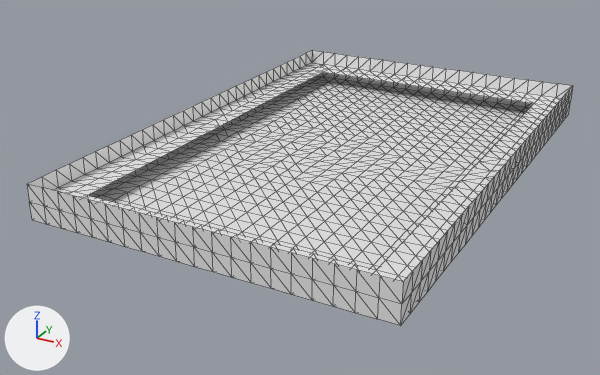
An edit to the COLLADA model assets/base.dae, drawn before and after from the same camera.
Before and after are seen from a 50 mm camera at (20.1, -41.6, 18.4) aimed at (-1.7, -2.1, -1.4). The axes (+X, +Y, +Z) are drawn at lower left. The lights are the same throughout. Mesh edges are drawn as thin lines. Where no turn or scale is listed for an object, it has been applied to the vertices.

Before the edit, the objects in view are built like this:
```python
me_plane_001 = bpy.data.meshes.new('Plane.001')
me_plane_001.from_pydata(...)  # 63 vertices, 80 faces; spans x -10.0..10.0, y 0.0, z -1.0..1.0
me_plane_002 = bpy.data.meshes.new('Plane.002')
me_plane_002.from_pydata(...)  # 63 vertices, 80 faces; spans x -10.0..10.0, y 0.0, z -1.0..1.0
me_plane_004 = bpy.data.meshes.new('Plane.004')
me_plane_004.from_pydata(...)  # 93 vertices, 120 faces; spans x 0.0, y -15.0..15.0, z -1.0..1.0
me_plane_005 = bpy.data.meshes.new('Plane.005')
me_plane_005.from_pydata(...)  # 93 vertices, 120 faces; spans x 0.0, y -15.0..15.0, z -1.0..1.0
me_plane_006 = bpy.data.meshes.new('Plane.006')
me_plane_006.from_pydata(...)  # 276 vertices, 368 faces; spans x -10.0..10.0, y -15.0..15.0, z 0.0
ob_perimiter_platform = bpy.data.objects.new('Perimiter_Platform', me_plane_006)
ob_perimiter_platform.location = (0.0, 0.0, 1.0)
ob_perimiter_wall_1 = bpy.data.objects.new('Perimiter_Wall_1', me_plane_001)
ob_perimiter_wall_1.location = (0.0, -15.0, 1.0)
ob_perimiter_wall_2 = bpy.data.objects.new('Perimiter_Wall_2', me_plane_002)
ob_perimiter_wall_2.location = (0.0, 15.0, 1.0)
ob_perimiter_wall_3 = bpy.data.objects.new('Perimiter_Wall_3', me_plane_004)
ob_perimiter_wall_3.location = (10.0, 0.0, 1.0)
ob_perimiter_wall_4 = bpy.data.objects.new('Perimiter_Wall_4', me_plane_005)
ob_perimiter_wall_4.location = (-10.0, 0.0, 1.0)
# also in view: 'Base_Floor' at (0.0, 0.0, 0.0)
```
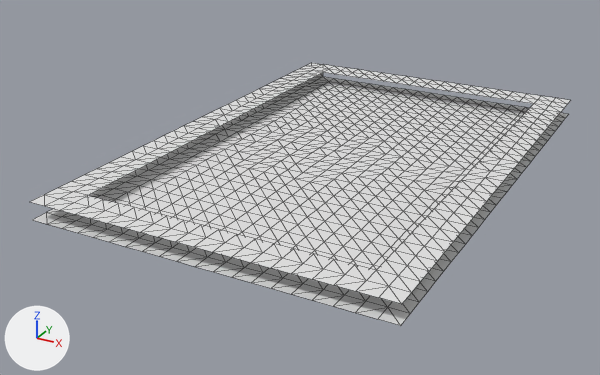
Commit message: Basic Base
Walls are individual squares saved as an array. 4 arrays: 1 per wall

Where the change shows, as pixel boxes [x1, y1, x2, y2] in the pictures (600 x 375 px):
'Perimiter_Wall_1', deleted
    before: [27, 184, 403, 326]
'Perimiter_Wall_3', deleted
    before: [401, 86, 573, 325]
'Perimiter_Wall_2', deleted
    before: [312, 50, 572, 108]
'Perimiter_Wall_4', deleted
    before: [27, 51, 312, 190]

Diff of the bpy script that builds the scene:
```diff
--- a/assets/base.dae.py
+++ b/assets/base.dae.py
@@ ob_perimiter_wall_4 @@
-ob_perimiter_wall_4 = bpy.data.objects.new('Perimiter_Wall_4', me_plane_005)
-ob_perimiter_wall_4.location = (-10.0, 0.0, 1.0)
@@ ob_perimiter_wall_3 @@
-ob_perimiter_wall_3 = bpy.data.objects.new('Perimiter_Wall_3', me_plane_004)
-ob_perimiter_wall_3.location = (10.0, 0.0, 1.0)
@@ ob_perimiter_wall_2 @@
-ob_perimiter_wall_2 = bpy.data.objects.new('Perimiter_Wall_2', me_plane_002)
-ob_perimiter_wall_2.location = (0.0, 15.0, 1.0)
@@ ob_perimiter_wall_1 @@
-ob_perimiter_wall_1 = bpy.data.objects.new('Perimiter_Wall_1', me_plane_001)
-ob_perimiter_wall_1.location = (0.0, -15.0, 1.0)
```
